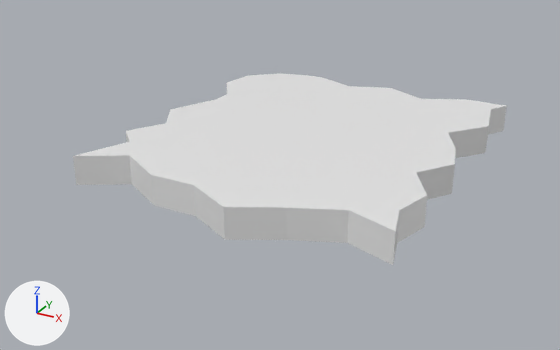
An edit to the FBX model ice_floe2.fbx, drawn before and after from the same camera.
The view is the same before and after, from a 50 mm lens placed at (4.37, -8.48, 3.89), pointed at (-0.08, -0.38, -0.16). Arrows for +X, +Y and +Z are at lower left; the lights stay in place. Vertices at the same position are counted once.
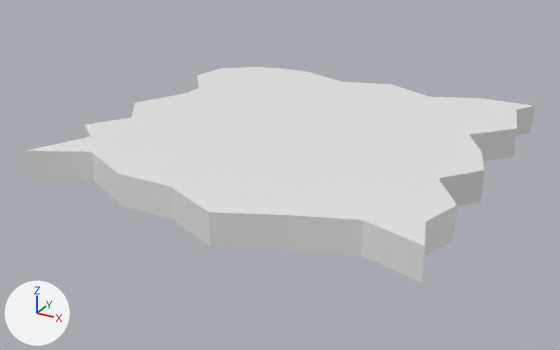
The change in detail:
me_cube is used by ob_cube; location (0.144, -0.033, 0.221); scale (2.01, 2.17, 0.188).
me_cube had 160 vertices, 158 faces and spanned x -1.0..1.0, y -1.14..1.0, z -1.0..1.0.
me_cube now has 112 vertices, 96 faces and spans x -1.0..1.0, y -1.14..1.0, z 0.0..1.0.
Part 1, on me_cube:
80 vertices are removed from x -1.0..1.0, y -1.14..1.0, z -1.0.
95 faces are deleted.
32 new vertices lie (0.0, 0.0, -1.0) away from vertices in x -1.0..1.0, y -1.14..1.0, z 1.0.
33 new faces join them.
Object 'Cube' (ob_cube) moves from (0.144, -0.033, 0.221) to (0.0, 0.0, 0.0).
Object 'Cube' (ob_cube) is rescaled from (2.01, 2.17, 0.188) to (2.5, 2.34, 0.4).

Changed parts and their boxes [x1, y1, x2, y2] in the pictures (560 x 350 px):
'Cube', reshaped, moved, rescaled (17% wider, 12% taller): before [73, 73, 507, 265]; after [26, 67, 534, 283]
part 1 of me_cube, cut back: before [73, 106, 507, 265]; after [26, 78, 534, 283]
